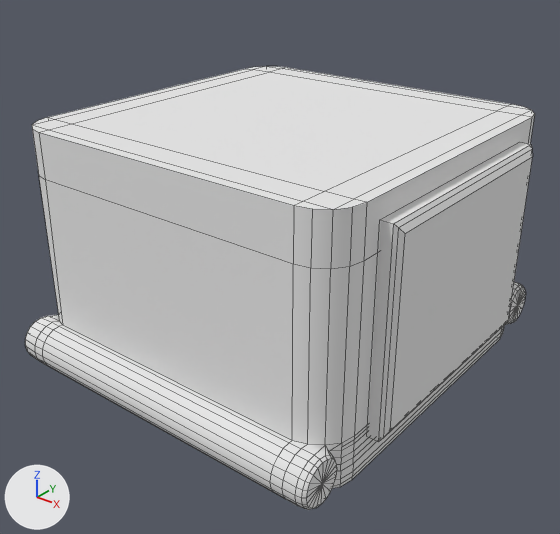
Before and after pictures for a commit that changed the OBJ model Ham-fisted-2.0/Assets/Meshes/podium base.obj.
Camera for both pictures: a 50 mm camera at (1.245, -1.597, 1.222) aimed at (0.02, -0.067, 0.274). Lighting does not change. The marker at lower left points along +X, +Y and +Z. Mesh edges are drawn as thin lines. Where no turn or scale is listed for an object, it has been applied to the vertices.

Objects in the first picture: 'podium base'.
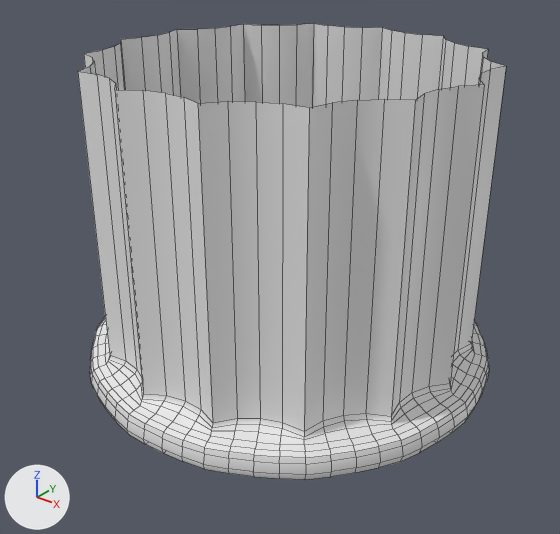
Scene script edits in JSON lines:
```json
{"block": "me_podium_base", "where": "# used by ob_podium_base; location = (0.0, 0.0, 0.0)"}
{"op": "remove", "block": "me_podium_base", "code": "me_podium_base.from_pydata(...)  # 475 vertices, 510 faces; spans x -0.5..0.546, y -0.582..0.582, z 0.0..0.682"}
{"op": "remove", "block": "me_podium_base", "code": "me_podium_base.materials.append(mat_standardsurface2sg)  # white #e7e7e7"}
{"op": "remove", "block": "me_podium_base", "code": "me_podium_base.materials.append(mat_initialshadinggroup)  # white #e7e7e7"}
{"op": "add", "block": "me_podium_base", "code": "me_podium_base.from_pydata(...)  # 601 vertices, 600 faces; spans x -0.589..0.593, y -0.59..0.59, z -0.033..0.843"}
{"block": "me_podium_base", "change": "me_podium_base part 1: the loose piece of 459 vertices spanning x -0.5..0.5, y -0.582..0.582, z 0.0..0.682 is rebuilt with 601 vertices and now spans x -0.589..0.593, y -0.59..0.59, z -0.033..0.843"}
{"block": "me_podium_base", "change": "me_podium_base part 2: the loose piece of 16 vertices spanning x 0.498..0.546, y -0.343..0.343, z 0.089..0.628 is deleted"}
```

What differs and where, as boxes [x1, y1, x2, y2] in the pictures (560 x 534 px):
```json
{"object": "podium base", "change": "reshaped", "before": [25, 66, 535, 510], "after": [78, 23, 506, 479], "on screen": "16% narrower"}
{"part": 1, "of": "me_podium_base", "change": "rebuilt", "before": [25, 66, 535, 510], "after": [78, 23, 506, 479], "on screen": "16% narrower"}
{"part": 2, "of": "me_podium_base", "change": "deleted", "before": [368, 142, 532, 442]}
```
